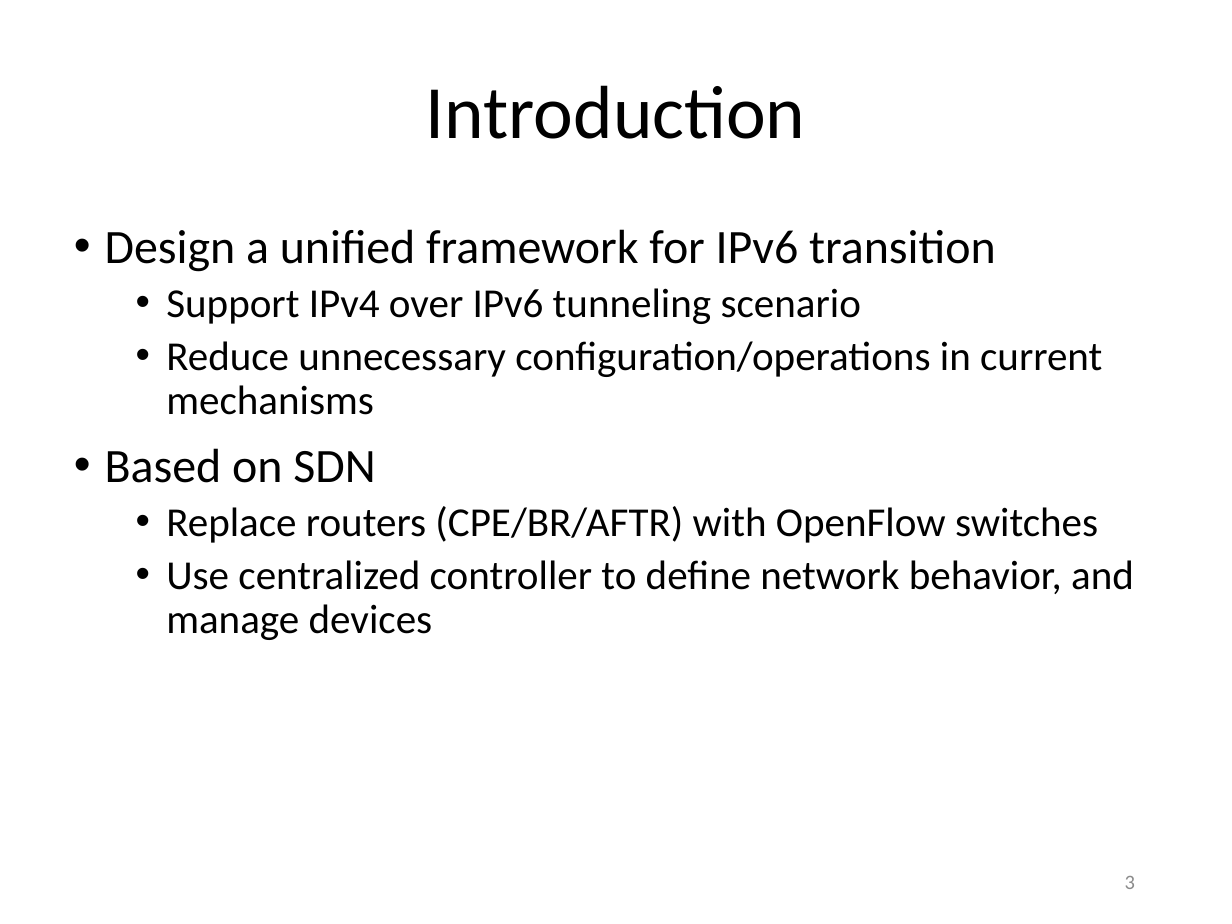
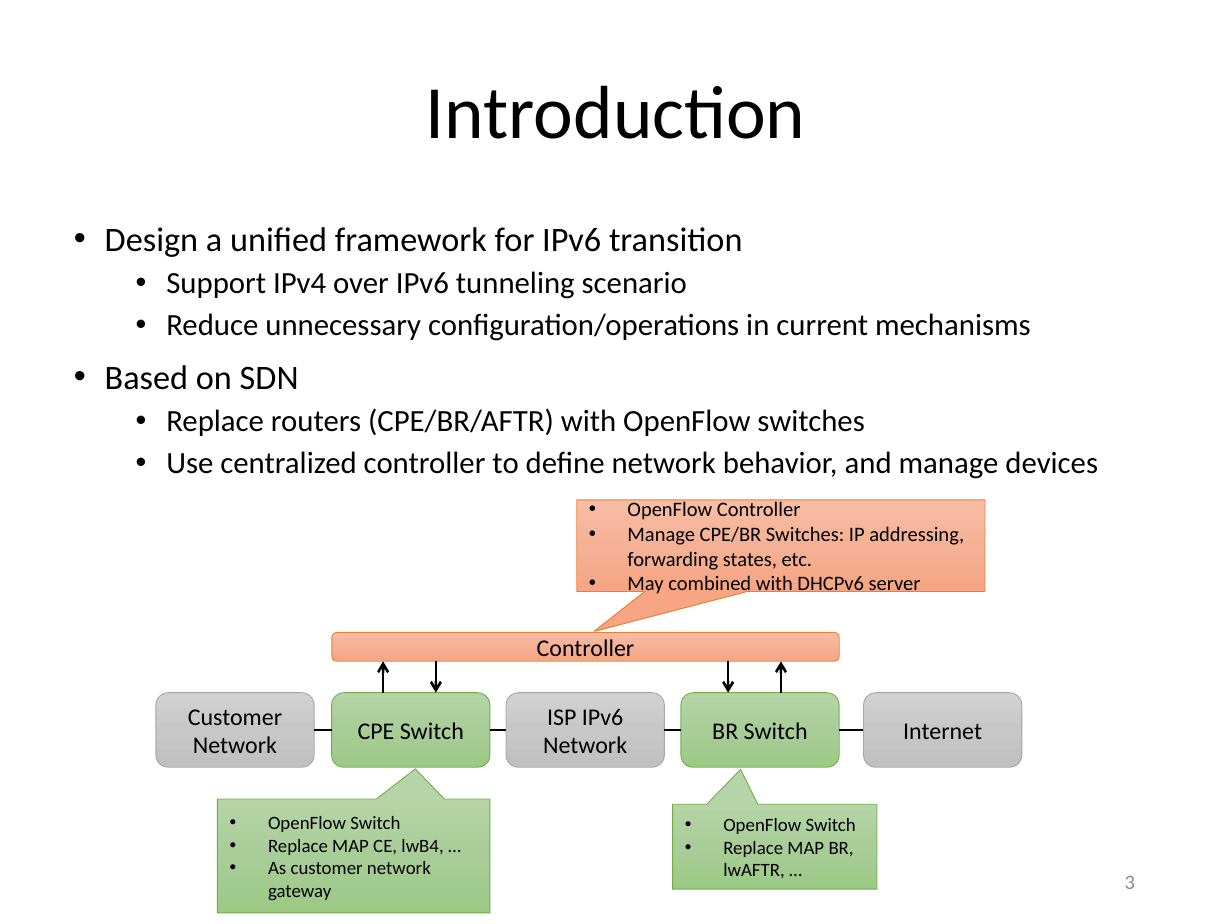
Before and after one commit to gnocuil/draft-sdn, a slide deck: slide 3 of Unified IPv6 Transition Framework With Flow-based Forwarding.pptx. Drawn at 1232x924 pixels with LibreOffice and Linux fonts; fonts in the diff are those of the drawing. Boxes give left, top, right and bottom in pixels: in the first picture for what was removed or moved away, otherwise in the second. Text is boxed around its words. In the diff, an @@ line names an element or a change of style, - is before the commit and + after.

Commit message:
modify slides not completed

```diff
--- a/Unified IPv6 Transition Framework With Flow-based Forwarding.pptx
+++ b/Unified IPv6 Transition Framework With Flow-based Forwarding.pptx
@@ text "Design a unified framework for ..." at [105,227,1098,479]: size 28 to 20 pt in "Design a unified framework for IPv6 transition", "Based on SDN"; size 24 to 18 pt in "Support IPv4 over IPv6 tunneling scenario", "Reduce unnecessary configuration/operations in current mecha ...", "Replace routers (CPE/BR/AFTR) with OpenFlow switches", "Use centralized controller to define network behavior, ..." @@
@@ group added at [156,500,1023,913]: 6 rounded rectangles, 4 lines, 4 arrows, 3 speech boxes @@
+CPE Switch
+BR Switch
+ISP IPv6 Network
+Customer Network
+Internet
+Controller
+• OpenFlow Switch
+• Replace MAP CE, lwB4, …
+• As customer network gateway
+• OpenFlow Switch
+• Replace MAP BR, lwAFTR, …
+  • OpenFlow Controller
+  • Manage CPE/BR Switches: IP addressing, forwarding states, etc.
+  • May combined with DHCPv6 server
```
Also in this commit, not shown: 3 other slides changed, 1 slide added, 1 slide removed.
